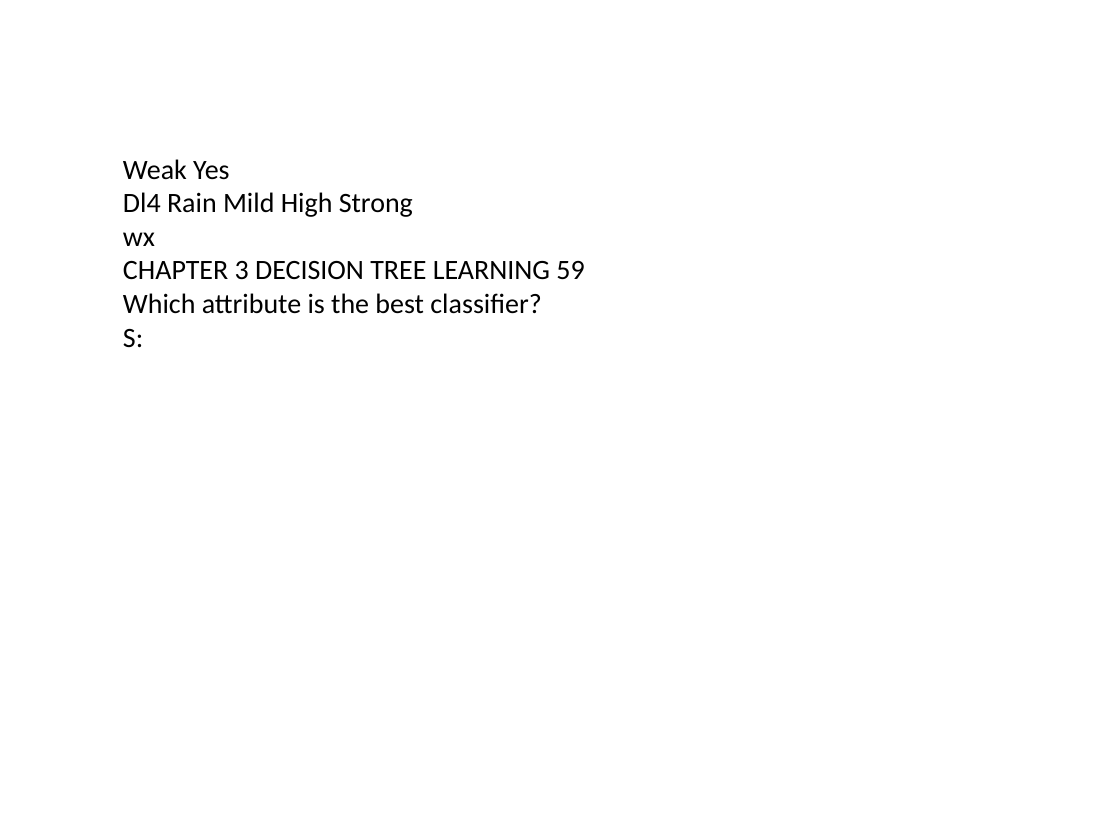
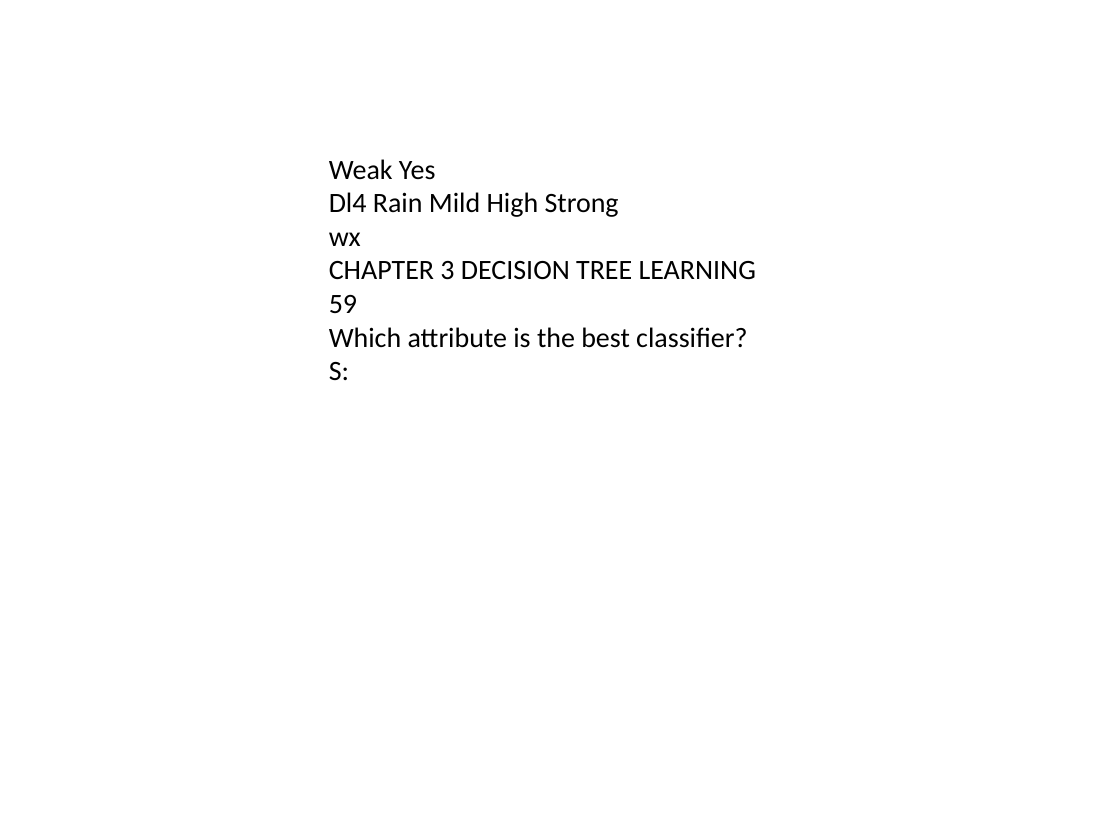
Before and after one commit to sai8151/EduFusion, a slide deck: slide 63 of output.pptx. Drawn at 1120x840 pixels with LibreOffice and Linux fonts; fonts in the diff are those of the drawing. Boxes give left, top, right and bottom in pixels: in the first picture for what was removed or moved away, otherwise in the second. Text is boxed around its words. In the diff, an @@ line names an element or a change of style, - is before the commit and + after.

```diff
--- a/output.pptx
+++ b/output.pptx
@@ text "Weak Yes Dl4 Rain Mild ..." rewrapped from <box>123,159,584,348</box> to <box>329,159,756,348</box> @@
```
Also in this commit, not shown: 62 other slides changed.
